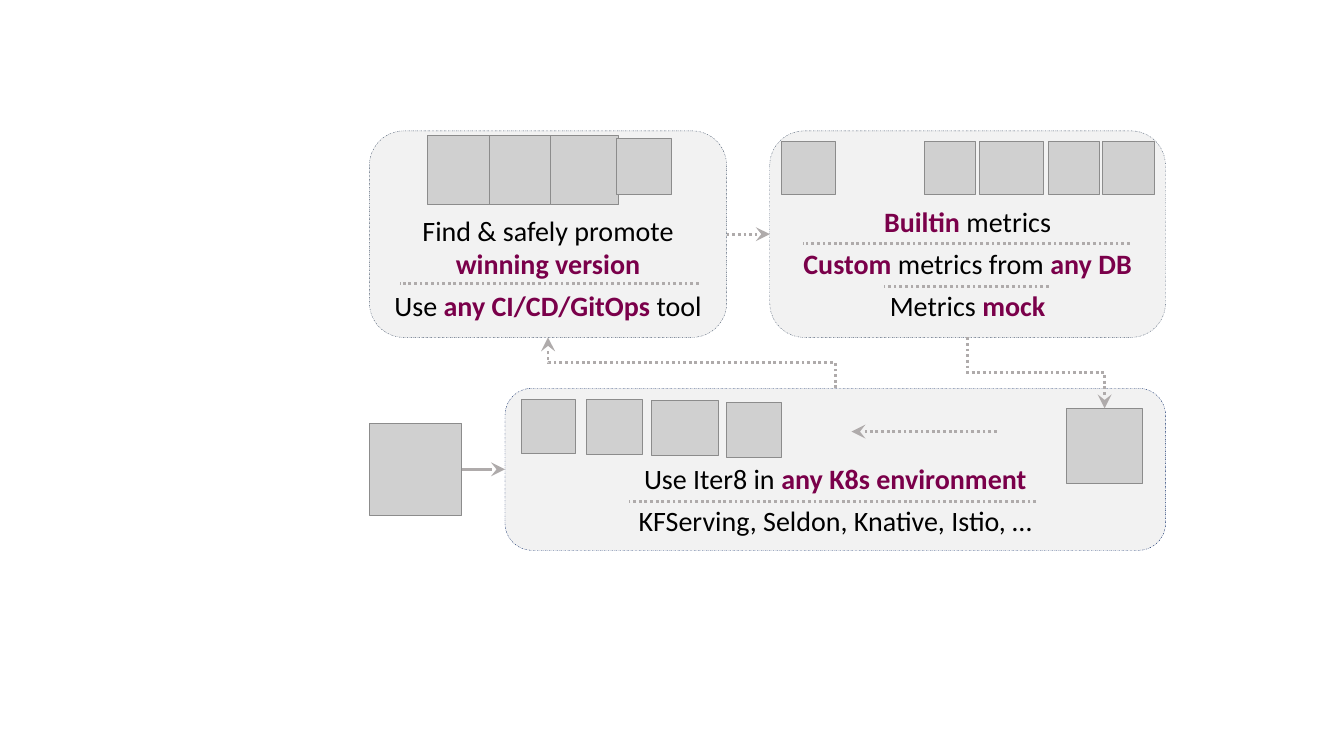
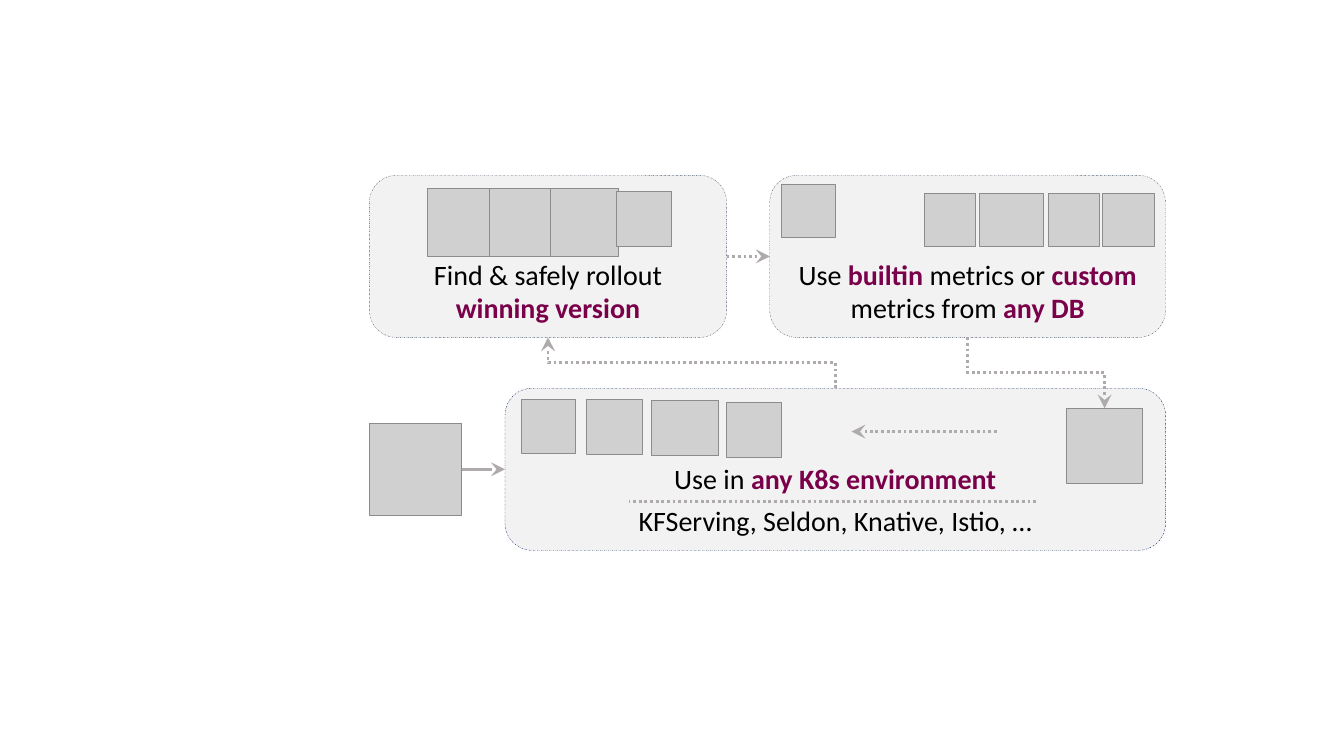
Before and after one commit to iter8-tools/iter8, a slide deck: slide 1 of mkdocs/docs/images/src/illustration.pptx. Drawn at 1344x756 pixels with LibreOffice and Linux fonts; fonts in the diff are those of the drawing; grey boxes stand for pictures. Boxes give left, top, right and bottom in pixels: in the first picture for what was removed or moved away, otherwise in the second. Text is boxed around its words. In the diff, an @@ line names an element or a change of style, - is before the commit and + after.

```diff
--- a/mkdocs/docs/images/src/illustration.pptx
+++ b/mkdocs/docs/images/src/illustration.pptx
@@ rounded rectangle "Find & safely rollout winning ...": place and size @@
-rounded rectangle "Find & safely rollout winning ..." at <box>370,131,727,338</box>
+rounded rectangle "Find & safely rollout winning ..." at <box>370,175,727,338</box>
@@ rounded rectangle "Use builtin metrics or custom ...": place and size @@
-rounded rectangle "Use builtin metrics or custom ..." at <box>770,131,1167,338</box>
+rounded rectangle "Use builtin metrics or custom ..." at <box>770,175,1167,338</box>
@@ picture: place and size @@
-picture at <box>782,141,836,195</box>
+picture at <box>782,185,836,238</box>
@@ 8 pictures: place and size @@
-8 pictures at <box>427,136,1154,205</box>
+8 pictures at <box>427,189,1154,257</box>
@@ text in rounded rectangle at <box>434,265,662,323</box>: text changed; text colour #7A004A to #000000; bold off @@
-Find & safely promote winning version
-Use any CI/CD/GitOps tool
+Find & safely rollout winning version
@@ arrow moved from (727, 234) - (770, 234) to (727, 256) - (770, 256) @@
@@ text in rounded rectangle at <box>799,265,1137,323</box>: text changed @@
-Builtin metrics
-Custom metrics from any DB
-Metrics mock
+Use builtin metrics or custom metrics from any DB
@@ line removed from (1130, 243) to (803, 243) @@
@@ line removed from (699, 283) to (399, 283) @@
@@ line removed from (1049, 287) to (884, 287) @@
@@ text in rounded rectangle at <box>674,469,996,494</box>: text changed @@
-Use Iter8 in any K8s environment
+Use in any K8s environment
```
Also in this commit, not shown: 27 other files.
